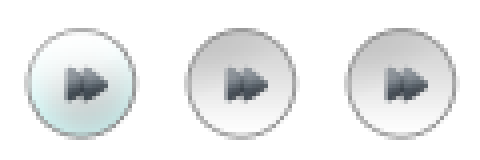
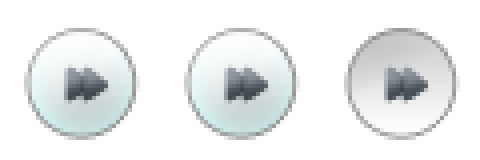
Two versions of the same layered image (480 x 160). Layer-by-layer changes:
renamed "next2.png-Kopie" to "next1.png-Kopie", moved it above "next1.png", painted on it over [188, 28, 296, 140]
